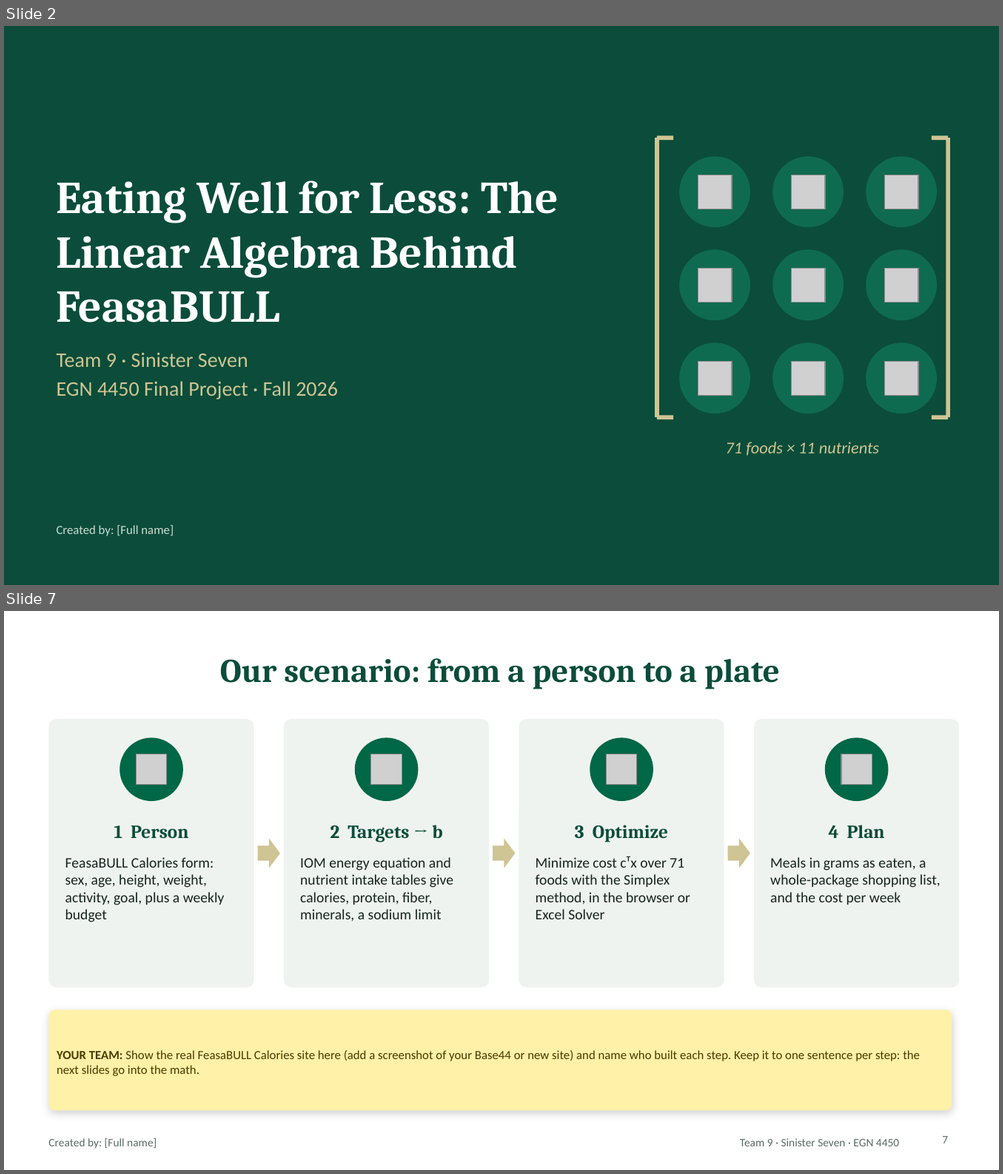
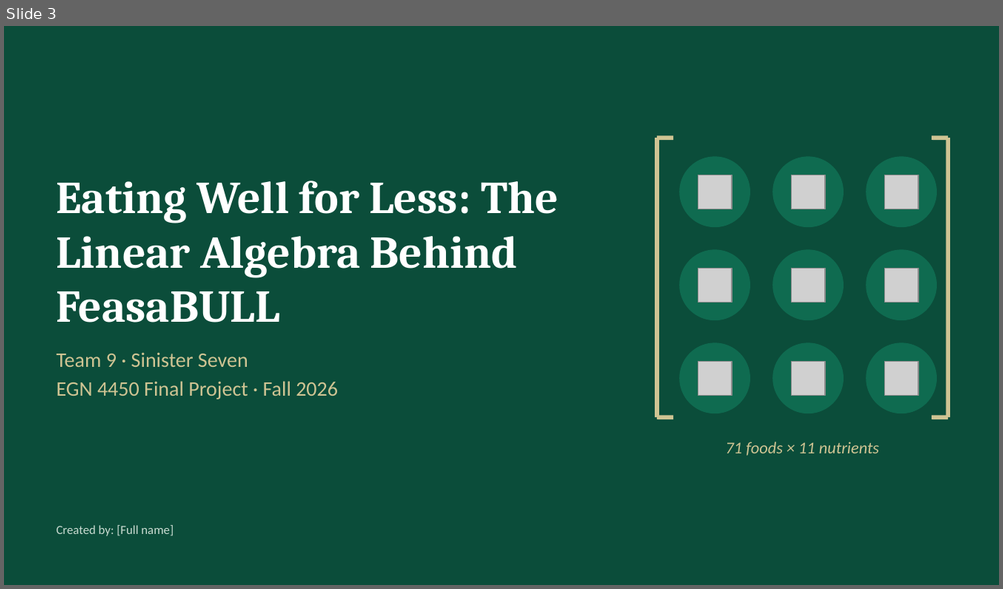
Before and after one commit to ekbaker58/feasabull-diet-optimizer, a slide deck: presentation/FeasaBULL_Final_Presentation_TEMPLATE.pptx. Shown one above the other, each under a label of ours: slides 2 and 7 before the commit, slide 3 after it; the slides between them are not shown. The pictures are 1003x1174 and 1003x589 pixels, drawn with LibreOffice and Linux fonts; fonts in the diff are those of the drawing; grey boxes stand for pictures. Boxes give left, top, right and bottom in pixels: in the first picture for what was removed or moved away, otherwise in the second. Text is boxed around its words. In the diff, an @@ line names an element or a change of style, - is before the commit and + after.

```diff
--- a/presentation/FeasaBULL_Final_Presentation_TEMPLATE.pptx
+++ b/presentation/FeasaBULL_Final_Presentation_TEMPLATE.pptx
@@ slide 7 removed at (4,611,999,1170), background #FFFFFF @@
@@ title removed at (220,658,780,689) @@
-Our scenario: from a person to a plate
@@ rounded rectangle removed at (48,719,254,988) @@
@@ rounded rectangle removed at (284,719,489,988) @@
@@ rounded rectangle removed at (519,719,724,988) @@
@@ rounded rectangle removed at (754,719,959,988) @@
@@ ellipse removed at (119,738,183,801) @@
@@ ellipse removed at (355,738,418,801) @@
@@ ellipse removed at (589,738,653,801) @@
@@ ellipse removed at (825,738,888,801) @@
@@ picture removed at (136,755,167,785) @@
@@ picture removed at (371,755,401,785) @@
@@ picture removed at (606,755,637,785) @@
@@ picture removed at (841,755,872,785) @@
@@ text removed at (114,826,188,839) @@
-1 Person
@@ text removed at (330,825,442,843) @@
-2 Targets → b
@@ text removed at (575,825,668,843) @@
-3 Optimize
@@ text removed at (828,825,885,838) @@
-4 Plan
@@ right arrow removed at (258,839,280,869) @@
@@ right arrow removed at (492,839,515,869) @@
@@ right arrow removed at (728,839,750,869) @@
@@ text removed at (65,857,225,923) @@
-FeasaBULL Calories form: sex, age, height, weight, activity, goal, plus a weekly budget
@@ text removed at (300,857,453,921) @@
-IOM energy equation and nutrient intake tables give calories, protein, fiber, minerals, a sodium limit
@@ text removed at (535,856,690,920) @@
-Minimize cost cᵀx over 71 foods with the Simplex method, in the browser or Excel Solver
@@ text removed at (770,857,940,905) @@
-Meals in grams as eaten, a whole-package shopping list, and the cost per week
@@ rounded rectangle removed at (48,1010,951,1111) @@
-YOUR TEAM: Show the real FeasaBULL Calories site here (add a screenshot of your Base44 or new site) and name who built each step. Keep it to one sentence per step: the next slides go into the math.
@@ text removed at (48,1139,156,1149) @@
-Created by: [Full name]
@@ text removed at (740,1139,899,1147) @@
-Team 9 · Sinister Seven · EGN 4450
@@ page number removed at (942,1136,948,1144) @@
-7
@@ what was slide 2 is now slide 3 @@
```
Also in this commit, not shown: 20 slides changed, 4 slides added, 1 other slide removed.
